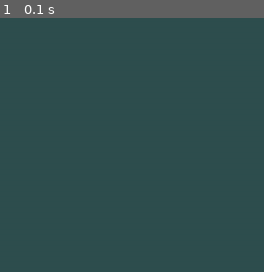
Above: before the commit, frame 1.
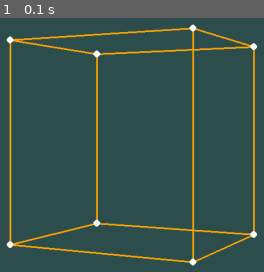
Above: after the commit, the same moment.

Repository: brccabral/Python_Pygame_Render3D
Game: pygame game, started from main.py
Two runs of this game, one before a commit and one after it. Both use one fixed random seed, a clock stepped at 60 frames per second and the inputs below.
Inputs:
- Up to frame 1 (0.1 s): no input

The runs differ from the first frame. In frame 1, 6.5% of the frame differs, in the area x 2-98%, y 2-98%.

Commit message:
draw a cube on screen

Diff:
--- a/camera.py
+++ b/camera.py
@@ -1,9 +1,15 @@
+from __future__ import annotations
 import math
 import numpy as np
 
+from typing import TYPE_CHECKING
+
+if TYPE_CHECKING:
+    from main import GameWindow
+
 
 class Camera:
-    def __init__(self, render, position):
+    def __init__(self, render: GameWindow, position):
         self.render = render
         self.position = np.array([*position, 1.0])
         self.forward = np.array([0, 0, 1, 1])
@@ -14,7 +20,7 @@
         self.v_fov = self.h_fov * (render.height / render.width)
         # clip distance
         self.near_plane = 0.1
-        self.far_plane
+        self.far_plane = 100
 
     def translate_matrix(self):
         x, y, z, w = self.position
@@ -33,9 +39,9 @@
         ux, uy, uz, w = self.up
         return np.array(
             [
-                [rx, fx, ux, 0],
-                [ry, fy, uy, 0],
-                [rz, fz, uz, 0],
+                [rx, ux, fx, 0],
+                [ry, uy, fy, 0],
+                [rz, uz, fz, 0],
                 [0, 0, 0, 1],
             ]
         )
--- a/main.py
+++ b/main.py
@@ -1,7 +1,10 @@
+import math
 import time
 import pygame
 import sys
 from object_3d import Object3D
+from camera import Camera
+from projection import Projection
 
 
 class GameWindow:
@@ -19,10 +22,15 @@
         self.create_objects()
 
     def create_objects(self):
+        self.camera = Camera(self, [0.5, 1, -4])
+        self.projection = Projection(self)
         self.object = Object3D(self)
+        self.object.translate([0.2, 0.4, 0.2])
+        self.object.rotate_y(math.pi / 6)
 
     def draw(self):
         self.screen.fill(pygame.Color("darkslategray"))
+        self.object.draw()
 
     def run(self):
         self.dt = time.time() - self.last_time
--- a/object_3d.py
+++ b/object_3d.py
@@ -1,10 +1,16 @@
+from __future__ import annotations
 import numpy as np
 import pygame
 from matrix_functions import translate, rotate_x, rotate_y, rotate_z, scale
 
+from typing import TYPE_CHECKING
+
+if TYPE_CHECKING:
+    from main import GameWindow
+
 
 class Object3D:
-    def __init__(self, render):
+    def __init__(self, render: GameWindow):
         self.render = render
         # position of cube vertexes
         self.vertexes = np.array(
